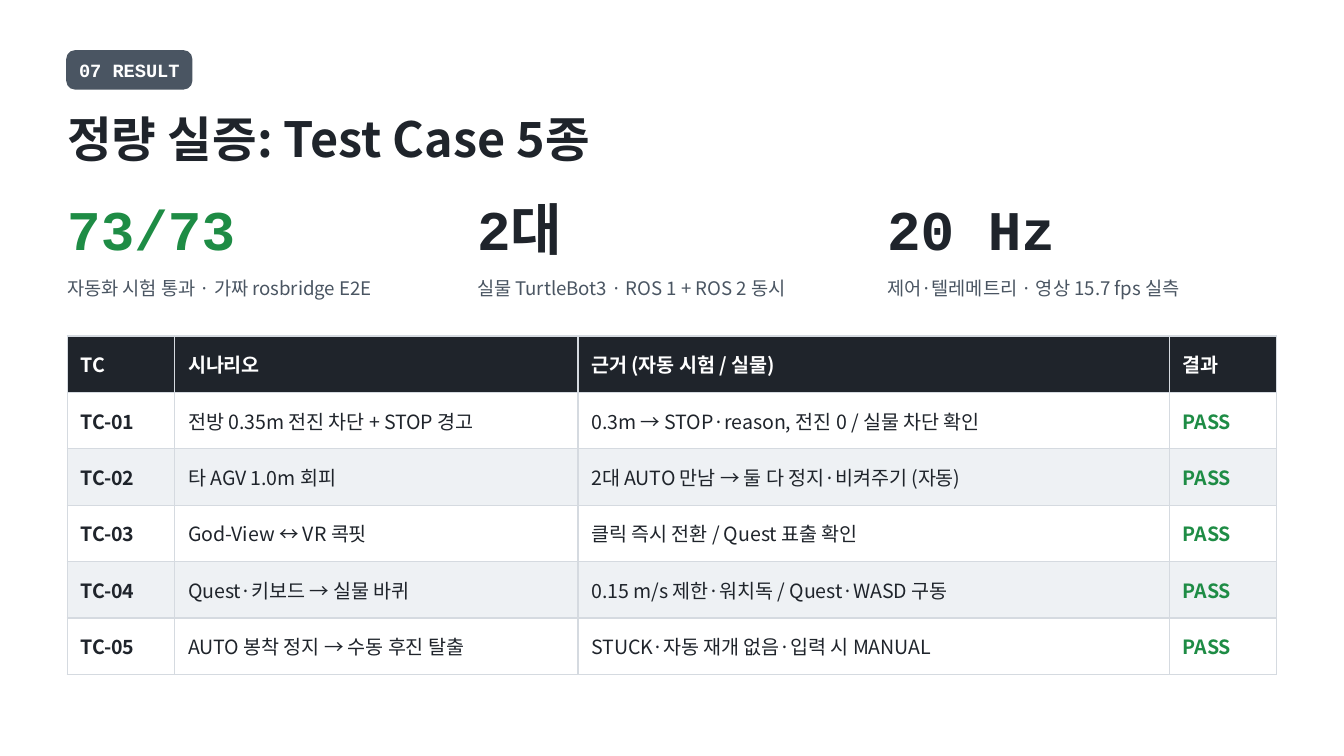
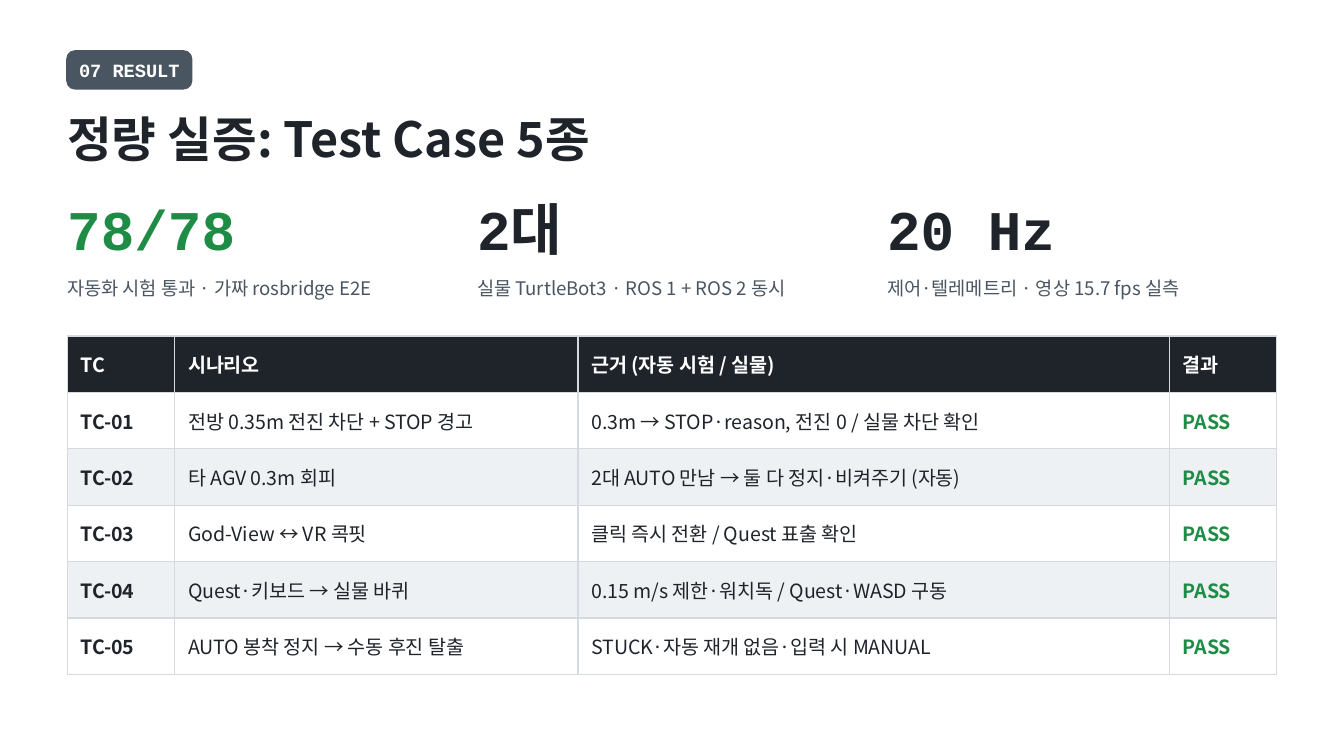
Before and after one commit to hun1105/gohst_rider, a slide deck: slide 8 of docs/PRESENTATION_10SLIDES.pptx. Drawn at 1344x756 pixels with LibreOffice and Linux fonts; fonts in the diff are those of the drawing. Boxes give left, top, right and bottom in pixels: in the first picture for what was removed or moved away, otherwise in the second. Text is boxed around its words. In the diff, an @@ line names an element or a change of style, - is before the commit and + after.

```diff
--- a/docs/PRESENTATION_10SLIDES.pptx
+++ b/docs/PRESENTATION_10SLIDES.pptx
@@ text at (67,210,235,251): text changed @@
-73/73
+78/78
@@ table at (67,336,1277,660) @@
-row 3, column 2: 타 AGV 1.0m 회피
+row 3, column 2: 타 AGV 0.3m 회피
```
Also in this commit, not shown: 3 other slides changed, 55 other files.
